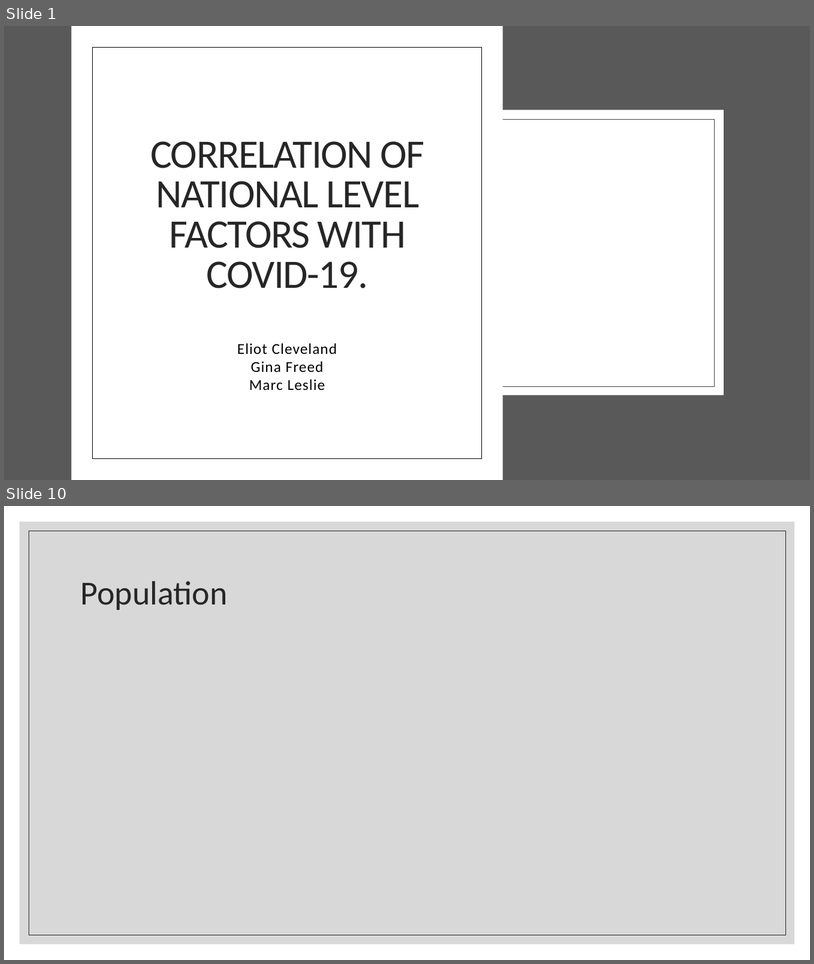
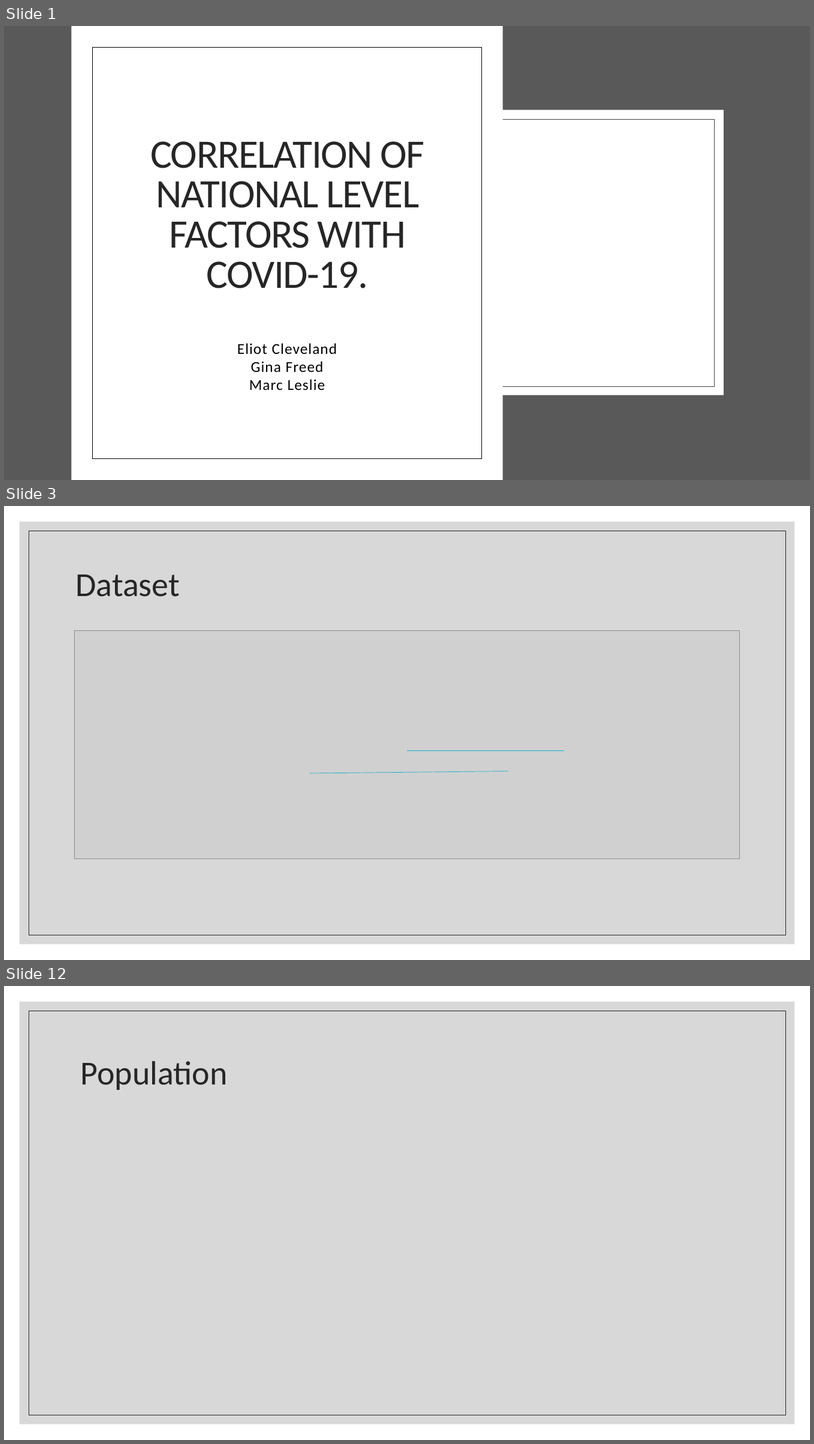
Before and after one commit to eclevela-1234/Covid-19-in-Europe, a slide deck: Covid-19 Presentation Team GEM.pptx. Shown one above the other, each under a label of ours: slides 1 and 10 before the commit, slides 1, 3 and 12 after it; the slides between them are not shown. The pictures are 814x964 and 814x1444 pixels, drawn with LibreOffice and Linux fonts; fonts in the diff are those of the drawing; grey boxes stand for pictures; background and template pictures are left out. Boxes give left, top, right and bottom in pixels: in the first picture for what was removed or moved away, otherwise in the second. Text is boxed around its words. In the diff, an @@ line names an element or a change of style, - is before the commit and + after.

```diff
--- a/Covid-19 Presentation Team GEM.pptx
+++ b/Covid-19 Presentation Team GEM.pptx
@@ slide 3 added at (x1=4, y1=506, x2=810, y2=960), background #FFFFFF; not listed: 2 template elements that a slide beside it also shows @@
@@ title added at (x1=75, y1=574, x2=180, y2=597), 40 pt, text #262626 @@
+Dataset
@@ picture added at (x1=75, y1=631, x2=740, y2=859) @@
@@ line added from (408, 750) to (565, 750), #16AFCD 0.5 pt @@
@@ line added from (309, 773) to (509, 771), #16AFCD 0.5 pt @@
@@ what was slide 10 is now slide 12 @@
```
Also in this commit, not shown: 1 slide changed, 10 other slides added, 8 slides removed.
